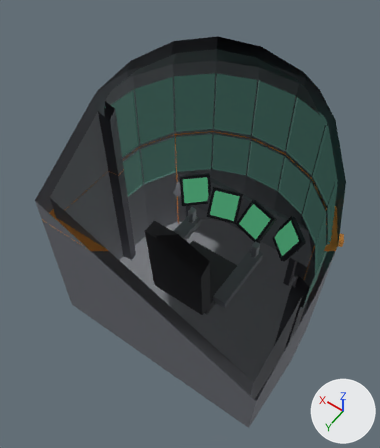
Two versions of the glTF model assets/models/cockpit_blockouts/twintier.glb, one commit apart.
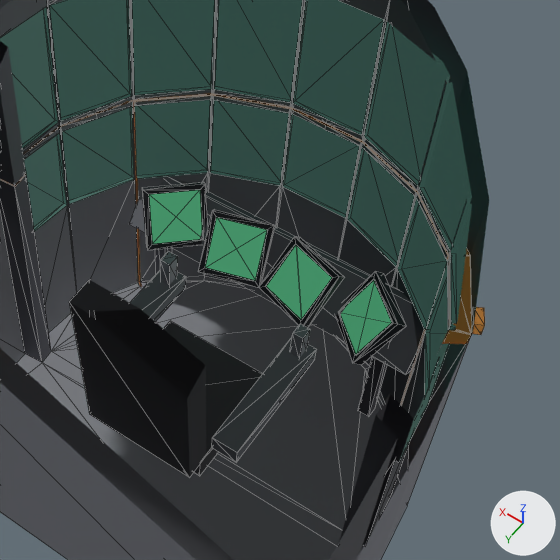
Each version appears first whole from a camera (50 mm lens) standing at (-1.43, 2.26, 4.53) and looking at (0.1, 0.12, 1.16), and next in a close-up on the part from 29% to 100% of the width and 19% to 79% of the height. Every picture has the same lights, and +X, +Y and +Z are marked at lower right. The last two pictures show the newer version. The close-ups show mesh edges as thin lines. Everything nearer to the camera than a plane just in front of the edit is cut away. Where no turn or scale is listed for an object, it has been applied to the vertices. Vertices at exactly the same position are counted once.

Names of what the first close-up shows: 'dash', 'lower', 'mfd_dash0', 'mfd_dash0_screen', 'mfd_dash1', 'mfd_dash1_screen', 'mfd_dash2', 'mfd_dash2_screen', 'mfd_dash3', 'mfd_dash3_screen', 'seat', 'shell', 'top' and 1 more.
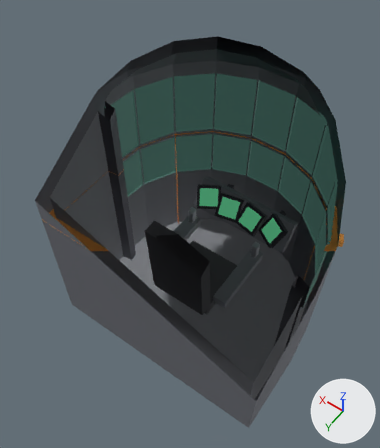
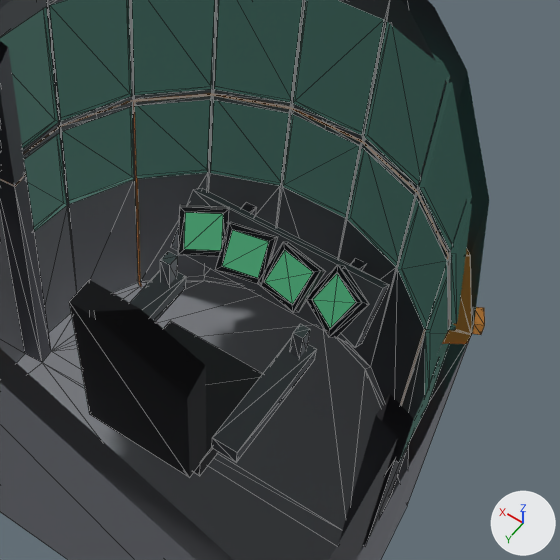
Changed parts and their boxes (x1, y1, x2, y2) in the close-ups (560 x 560 px; the box of a moved part takes in the faces that stretch with it):
'dash', reshaped (24% narrower, 33% shorter)
    before: (129, 178, 418, 416)
    after: (171, 188, 390, 348)
'mfd_dash3_screen', reshaped (26% narrower, 27% shorter)
    before: (149, 190, 202, 244)
    after: (184, 212, 223, 251)
'mfd_dash0_screen', reshaped (15% narrower, 27% shorter)
    before: (341, 280, 392, 354)
    after: (313, 274, 356, 328)
'mfd_dash0', reshaped (10% narrower, 22% shorter)
    before: (336, 271, 406, 365)
    after: (306, 265, 369, 338)
'mfd_dash2_screen', reshaped (24% narrower, 25% shorter)
    before: (205, 217, 267, 281)
    after: (222, 230, 269, 278)
'mfd_dash1', reshaped (23% narrower, 22% shorter)
    before: (259, 237, 345, 328)
    after: (259, 242, 325, 313)
'mfd_dash1_screen', reshaped (27% narrower, 28% shorter)
    before: (266, 245, 332, 320)
    after: (265, 250, 313, 304)
'mfd_dash2', reshaped (18% narrower, 19% shorter)
    before: (198, 210, 275, 287)
    after: (215, 222, 278, 284)
'mfd_dash3', reshaped (21% narrower, 25% shorter)
    before: (142, 182, 207, 250)
    after: (178, 205, 229, 256)
part 1 of me_dash_012, moved or reshaped
    before: (129, 178, 418, 375)
    after: (171, 188, 390, 348)
part 2 of me_dash_012, moved or reshaped
    before: (155, 248, 172, 274)
    after: (241, 204, 257, 216)
part 3 of me_dash_012, moved or reshaped (mostly hidden afterwards)
    before: (358, 339, 392, 416)
    after: (350, 258, 365, 271)

The change, as a list of edits to the scene's bpy script:
```text
Change me_dash_012:
    remove me_dash_012.from_pydata(...)  # 24 vertices, 36 faces; spans x -0.75..0.75, y -0.76..-0.5, z 0.0..0.77
    add me_dash_012.from_pydata(...)  # 24 vertices, 36 faces; spans x -0.5..0.5, y -0.89..-0.5, z 0.47..0.77
    me_dash_012 part 1: the loose piece of 8 vertices spanning x -0.75..0.75, y -0.76..-0.5, z 0.47..0.77 is scaled about its middle by (0.668, 1, 1)
    me_dash_012 part 2: the loose piece of 8 vertices spanning x 0.57..0.63, y -0.61..-0.55, z 0.0..0.62 is scaled about its middle by (1, 4.35, 0.0968), then moved by (-0.3, -0.18, 0.27)
    me_dash_012 part 3: the loose piece of 8 vertices spanning x -0.63..-0.57, y -0.61..-0.55, z 0.0..0.62 is scaled about its middle by (1, 4.35, 0.0968), then moved by (0.3, -0.18, 0.27)
Change me_mfd_dash0_012:
    remove me_mfd_dash0_012.from_pydata(...)  # 16 vertices, 28 faces; spans x -0.685..-0.335, y -0.726..-0.381, z 0.565..0.835
    add me_mfd_dash0_012.from_pydata(...)  # 16 vertices, 28 faces; spans x -0.496..-0.211, y -0.689..-0.419, z 0.595..0.805
    me_mfd_dash0_012 part 4: the whole mesh is rebuilt
Change me_mfd_dash0_screen_012:
    remove me_mfd_dash0_screen_012.from_pydata(...)  # 4 vertices, 2 faces; spans x -0.633..-0.367, y -0.673..-0.413, z 0.61..0.81
    add me_mfd_dash0_screen_012.from_pydata(...)  # 4 vertices, 2 faces; spans x -0.448..-0.243, y -0.634..-0.45, z 0.641..0.781
    me_mfd_dash0_screen_012 part 5
    me_mfd_dash0_screen_012.vertices[0].co: (-0.543, -0.413, 0.61) -> (-0.391, -0.45, 0.641)  # pixel (356, 355) -> pixel (330, 329)
    me_mfd_dash0_screen_012.vertices[1].co: (-0.367, -0.575, 0.61) -> (-0.243, -0.544, 0.641)  # not seen -> pixel (312, 299)
    me_mfd_dash0_screen_012.vertices[2].co: (-0.457, -0.673, 0.81) -> (-0.3, -0.634, 0.781)  # pixel (374, 279) -> pixel (337, 272)
    me_mfd_dash0_screen_012.vertices[3].co: (-0.633, -0.51, 0.81) -> (-0.448, -0.539, 0.781)  # pixel (392, 323) -> pixel (356, 302)
Change me_mfd_dash1_012:
    remove me_mfd_dash1_012.from_pydata(...)  # 16 vertices, 28 faces; spans x -0.342..0.002, y -0.705..-0.403, z 0.574..0.826
    add me_mfd_dash1_012.from_pydata(...)  # 16 vertices, 28 faces; spans x -0.247..0.012, y -0.669..-0.439, z 0.599..0.801
    me_mfd_dash1_012 part 6: the whole mesh is rebuilt
Change me_mfd_dash1_screen_012:
    remove me_mfd_dash1_screen_012.from_pydata(...)  # 4 vertices, 2 faces; spans x -0.304..-0.028, y -0.651..-0.431, z 0.621..0.803
    add me_mfd_dash1_screen_012.from_pydata(...)  # 4 vertices, 2 faces; spans x -0.213..-0.017, y -0.616..-0.466, z 0.646..0.778
    me_mfd_dash1_screen_012 part 7
    me_mfd_dash1_screen_012.vertices[0].co: (-0.258, -0.431, 0.621) -> (-0.189, -0.466, 0.646)  # pixel (301, 320) -> pixel (292, 304)
    me_mfd_dash1_screen_012.vertices[1].co: (-0.028, -0.501, 0.621) -> (-0.017, -0.502, 0.646)  # pixel (266, 286) -> pixel (264, 281)
    me_mfd_dash1_screen_012.vertices[2].co: (-0.074, -0.651, 0.803) -> (-0.041, -0.616, 0.778)  # pixel (296, 244) -> pixel (284, 249)
    me_mfd_dash1_screen_012.vertices[3].co: (-0.304, -0.581, 0.803) -> (-0.213, -0.579, 0.778)  # pixel (332, 277) -> pixel (314, 272)
Change me_mfd_dash2_012:
    remove me_mfd_dash2_012.from_pydata(...)  # 16 vertices, 28 faces; spans x -0.002..0.342, y -0.705..-0.403, z 0.574..0.826
    add me_mfd_dash2_012.from_pydata(...)  # 16 vertices, 28 faces; spans x -0.012..0.247, y -0.669..-0.439, z 0.599..0.801
    me_mfd_dash2_012 part 8: the whole mesh is rebuilt
Change me_mfd_dash2_screen_012:
    remove me_mfd_dash2_screen_012.from_pydata(...)  # 4 vertices, 2 faces; spans x 0.028..0.304, y -0.651..-0.431, z 0.621..0.803
    add me_mfd_dash2_screen_012.from_pydata(...)  # 4 vertices, 2 faces; spans x 0.017..0.213, y -0.616..-0.466, z 0.646..0.778
    me_mfd_dash2_screen_012 part 9
    me_mfd_dash2_screen_012.vertices[0].co: (0.028, -0.501, 0.621) -> (0.017, -0.502, 0.646)  # pixel (255, 280) -> pixel (258, 278)
    me_mfd_dash2_screen_012.vertices[1].co: (0.258, -0.431, 0.621) -> (0.189, -0.466, 0.646)  # pixel (205, 267) -> pixel (222, 266)
    me_mfd_dash2_screen_012.vertices[2].co: (0.304, -0.581, 0.803) -> (0.213, -0.579, 0.778)  # pixel (216, 217) -> pixel (232, 229)
    me_mfd_dash2_screen_012.vertices[3].co: (0.074, -0.651, 0.803) -> (0.041, -0.616, 0.778)  # pixel (267, 229) -> pixel (269, 241)
Change me_mfd_dash3_012:
    remove me_mfd_dash3_012.from_pydata(...)  # 16 vertices, 28 faces; spans x 0.335..0.685, y -0.726..-0.381, z 0.565..0.835
    add me_mfd_dash3_012.from_pydata(...)  # 16 vertices, 28 faces; spans x 0.211..0.496, y -0.689..-0.419, z 0.595..0.805
    me_mfd_dash3_012 part 10: the whole mesh is rebuilt
Change me_mfd_dash3_screen_012:
    remove me_mfd_dash3_screen_012.from_pydata(...)  # 4 vertices, 2 faces; spans x 0.367..0.633, y -0.673..-0.413, z 0.61..0.81
    add me_mfd_dash3_screen_012.from_pydata(...)  # 4 vertices, 2 faces; spans x 0.243..0.448, y -0.634..-0.45, z 0.641..0.781
    me_mfd_dash3_screen_012 part 11
    me_mfd_dash3_screen_012.vertices[0].co: (0.367, -0.575, 0.61) -> (0.243, -0.544, 0.641)  # not seen -> pixel (221, 250)
    me_mfd_dash3_screen_012.vertices[1].co: (0.543, -0.413, 0.61) -> (0.391, -0.45, 0.641)  # pixel (152, 244) -> pixel (183, 249)
    me_mfd_dash3_screen_012.vertices[2].co: (0.633, -0.51, 0.81) -> (0.448, -0.539, 0.781)  # pixel (148, 194) -> pixel (185, 211)
    me_mfd_dash3_screen_012.vertices[3].co: (0.457, -0.673, 0.81) -> (0.3, -0.634, 0.781)  # pixel (200, 189) -> pixel (223, 213)
```
